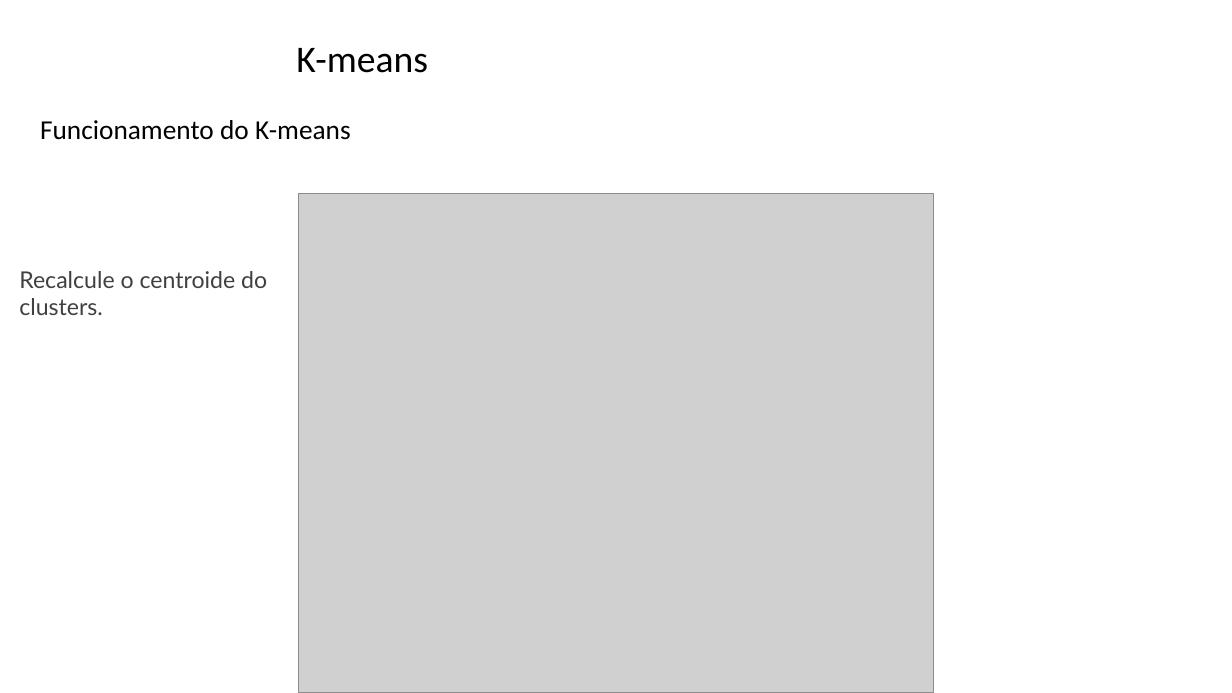
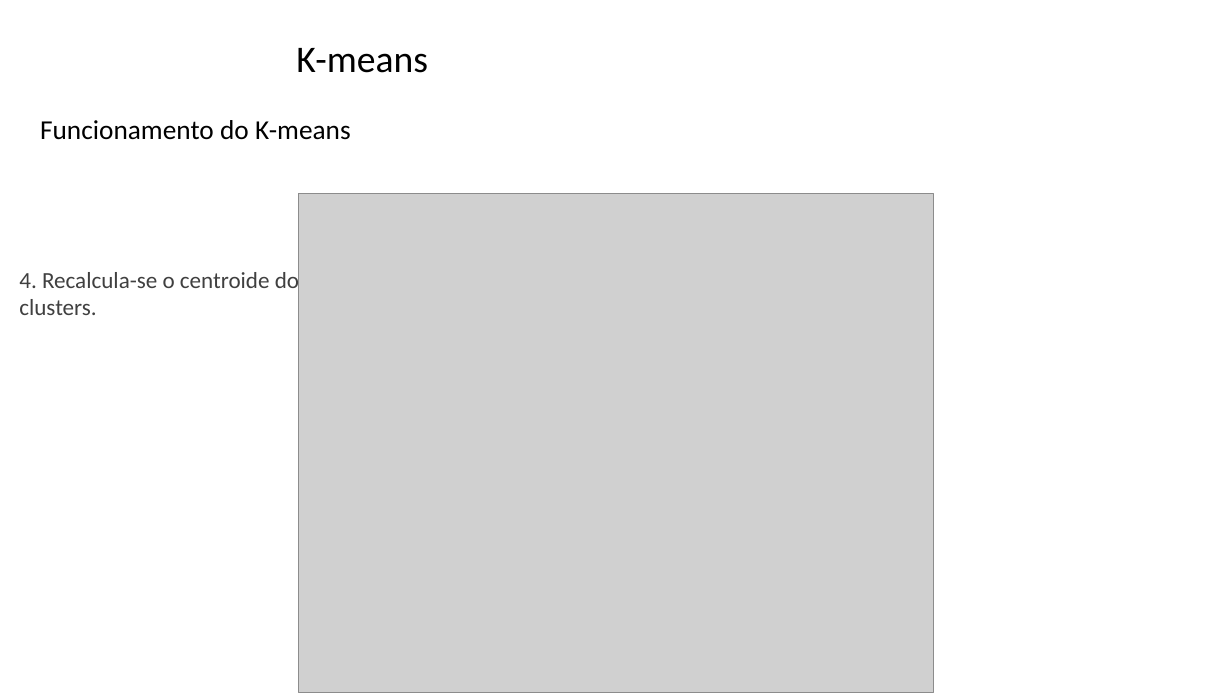
Before and after one commit to zz4fap/tp557-iot-ml, a slide deck: slide 10 of slides/TP557_16_detecção_de_anomalias.pptx. Drawn at 1232x693 pixels with LibreOffice and Linux fonts; fonts in the diff are those of the drawing; grey boxes stand for pictures; background and template pictures are left out. Boxes give left, top, right and bottom in pixels: in the first picture for what was removed or moved away, otherwise in the second. Text is boxed around its words. In the diff, an @@ line names an element or a change of style, - is before the commit and + after.

```diff
--- a/slides/TP557_16_detecção_de_anomalias.pptx
+++ b/slides/TP557_16_detecção_de_anomalias.pptx
@@ text at bbox=[19, 268, 299, 315]: text changed; font Lato to Calibri @@
-Recalcule o centroide do clusters.
+4. Recalcula-se o centroide do clusters.
```
Also in this commit, not shown: 10 other slides changed, 12 slides removed.
